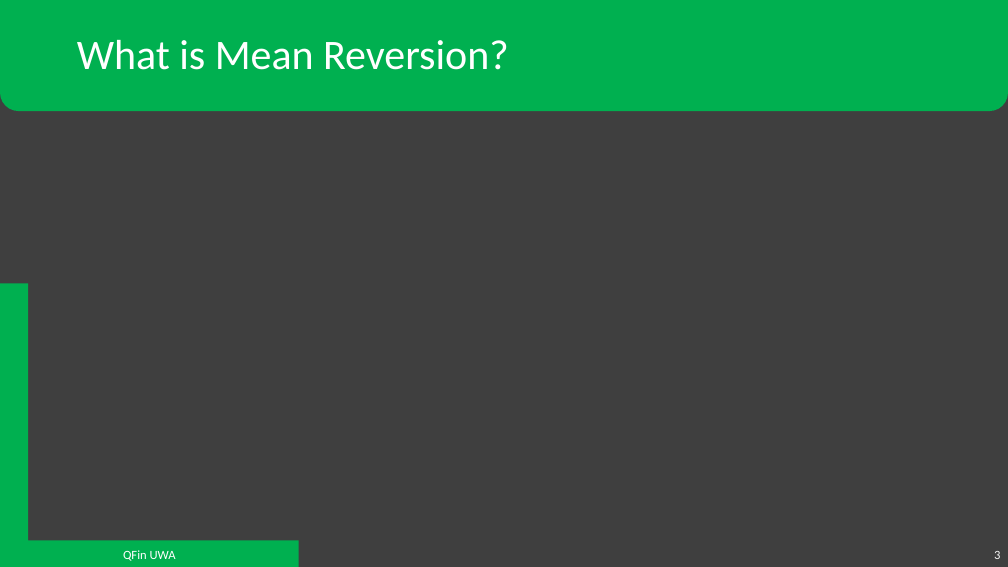
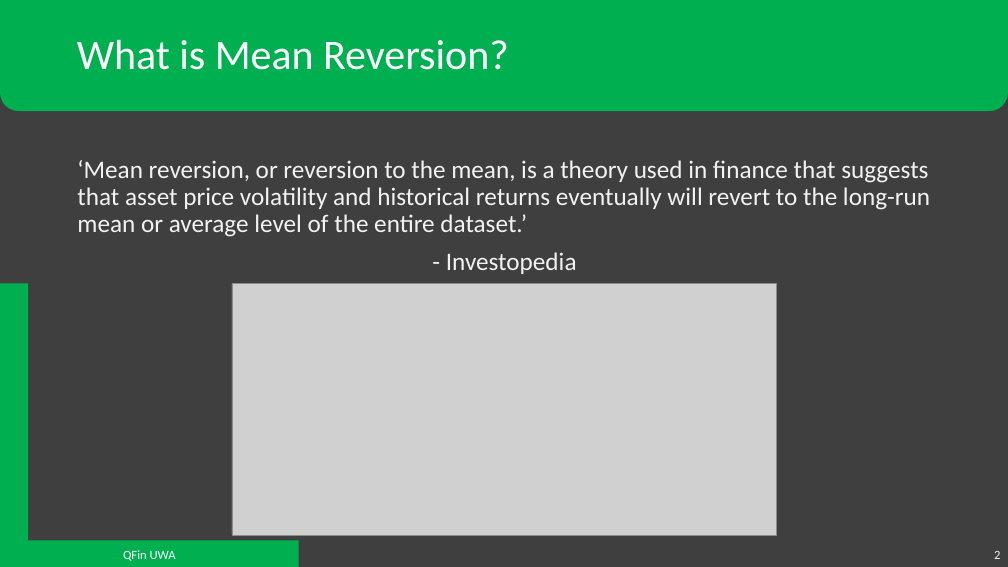
Before and after one commit to QFinUWA/Mean-Reversion-Trading-Team-Project-Semester-1-2022, a slide deck: slide 2 of Mean Reversion - Project Semester 1 2022.pptx (slide 3 before the commit). Drawn at 1008x567 pixels with LibreOffice and Linux fonts; fonts in the diff are those of the drawing; grey boxes stand for pictures. Boxes give left, top, right and bottom in pixels: in the first picture for what was removed or moved away, otherwise in the second. Text is boxed around its words. In the diff, an @@ line names an element or a change of style, - is before the commit and + after.

```diff
--- a/Mean Reversion - Project Semester 1 2022.pptx
+++ b/Mean Reversion - Project Semester 1 2022.pptx
@@ text added at <box>77,160,930,274</box>, 24 pt, text #F2F2F2 @@
+‘Mean reversion, or reversion to the mean, is a theory used in finance that suggests that asset price volatility and historical returns eventually will revert to the long-run mean or average level of the entire dataset.’
+- Investopedia
@@ picture added at <box>232,284,777,535</box> @@
```
Also in this commit, not shown: 3 other slides changed, 7 slides added, 2 slides removed.
